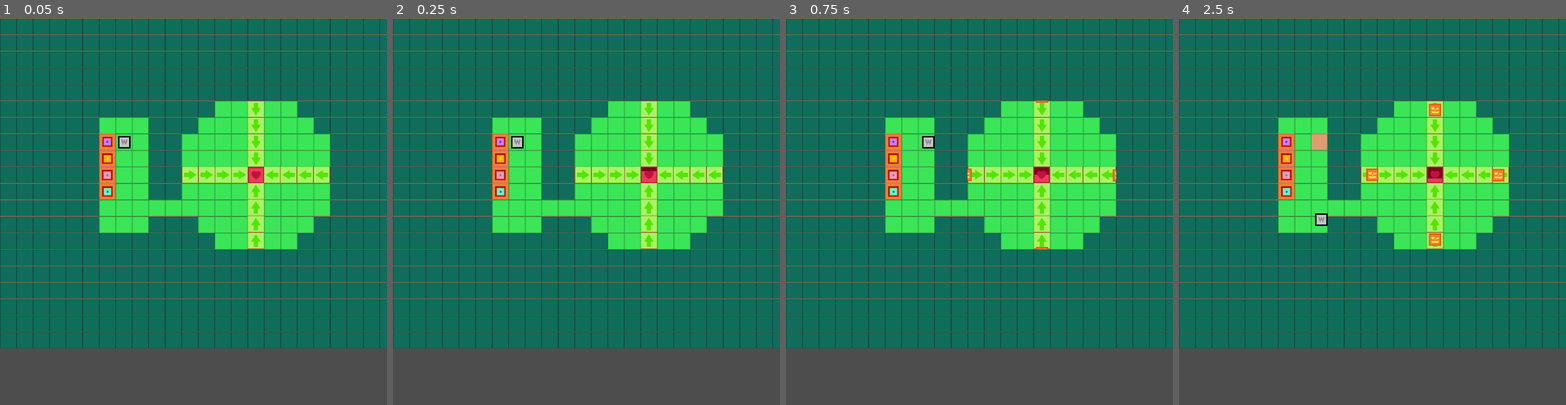
Above: before the commit, frames 1-4 (left to right).
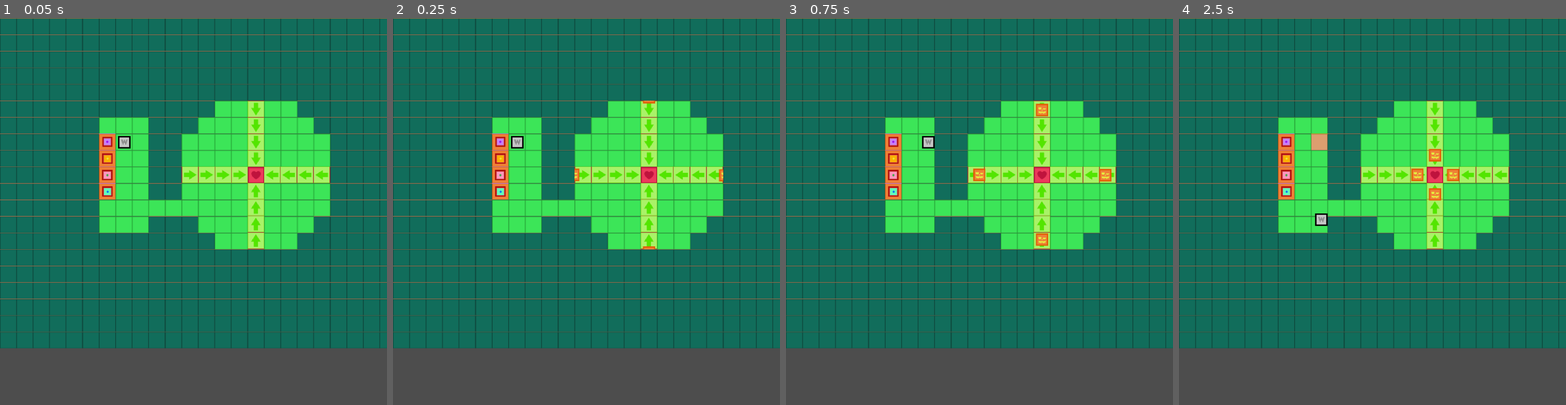
Above: after the commit, the same moments.

Repository: stirs1/wizardfarmer
Game: Godot game, scene res://main.tscn
Same seed, same stepped clock (60 frames per second), same inputs: the game is played once before the commit and once after it.
Inputs:
- Up to frame 1 (0.05 s): no input
- Up to frame 2 (0.25 s): no input
- Up to frame 3 (0.75 s): hold Right (move_right) from 0.53 s (still down); tap P (pick_place) at 0.6 s
- Up to frame 4 (2.5 s): release Right (move_right) at 1.28 s; hold Down (move_down) 1.28-2.03 s; tap T (till) at 1.35 s; hold Right (move_right) from 2.03 s (still down); tap P (pick_place) at 2.1 s

Frame 1 is identical in both runs. In frame 2, 0.2% of the frame differs, in the area x 46-86%, y 21-60%; in frame 3, 0.6%; in frame 4, 1.0%, in the area x 48-85%, y 22-59%.

Commit message:
improved code, planned for future

Diff:
--- a/GameSettings.gd
+++ b/GameSettings.gd
@@ -9,3 +9,7 @@
 # enemy_pumpkin
 @export var enemy_pumpkin_speed: int = 200
 @export var enemy_pumpkin_health: float = 100.0
+@export var enemy_pumpkin_damage: int = 20
+
+# heart_home
+@export var heart_home_health: float = 100.0
--- a/enemy_pumpkin.gd
+++ b/enemy_pumpkin.gd
@@ -3,10 +3,14 @@
 
 extends CharacterBody2D
 
+signal deal_damage(damage_amount)
+
 @onready var settings = preload("res://settings.tres")
 @onready var enemy_target = get_tree().root.get_node("Main/EnemyTarget")
+@onready var Projectiles = get_tree().get_nodes_in_group("Projectiles")
 
 @onready var health = settings.enemy_pumpkin_health
+@onready var damage = settings.enemy_pumpkin_damage
 
 var new_health: int = 0
 var projectile_count: int = 0
--- a/grape_projectile.gd
+++ b/grape_projectile.gd
@@ -21,3 +21,6 @@
     linear_velocity = Vector2.ZERO
     returned.emit(self)
     add_to_pool()
+
+func get_projectile_damage():
+    null
--- a/grape_projectile.tscn
+++ b/grape_projectile.tscn
@@ -21,7 +21,7 @@
 [sub_resource type="CircleShape2D" id="CircleShape2D_rtfb4"]
 radius = 18.2483
 
-[node name="Grape_Projectile" type="Area2D"]
+[node name="Grape_Projectile" type="Area2D" groups=["Projectiles"]]
 scale = Vector2(0.25, 0.25)
 collision_layer = 12
 collision_mask = 5
--- a/heart_home.gd
+++ b/heart_home.gd
@@ -1,10 +1,7 @@
+# TODO: update health frames to match 0/25/50/75/100 heart home health
+# TODO: assign health and the ability to die
 extends Area2D
 
-
-# Called when the node enters the scene tree for the first time.
-func _ready() -> void:
-    pass
-
-# Called every frame. 'delta' is the elapsed time since the previous frame.
-func _process(delta: float) -> void:
-    $AnimatedSprite2D.play("default")
+@onready var settings = preload("res://settings.tres")
+@onready var heart_home_health = settings.heart_home_health
+@onready var Enemies = get_tree().get_nodes_in_group("Enemies")
--- a/heart_home.tscn
+++ b/heart_home.tscn
@@ -51,9 +51,9 @@
 }]
 
 [sub_resource type="RectangleShape2D" id="RectangleShape2D_cudt6"]
-size = Vector2(32, 32)
+size = Vector2(30, 29)
 
-[node name="HeartHome" type="Area2D"]
+[node name="HeartHome" type="Area2D" groups=["HeartHome"]]
 script = ExtResource("1_5uva4")
 
 [node name="AnimatedSprite2D" type="AnimatedSprite2D" parent="."]
@@ -61,5 +61,5 @@
 frame_progress = 0.647601
 
 [node name="CollisionShape2D" type="CollisionShape2D" parent="."]
-visible = false
+position = Vector2(0, 0.5)
 shape = SubResource("RectangleShape2D_cudt6")
--- a/main.tscn
+++ b/main.tscn
@@ -114,5 +114,7 @@
 [node name="HeartHome" parent="." instance=ExtResource("11_g8oir")]
 position = Vector2(496, 304)
 
+[connection signal="deal_damage" from="Enemy_Pumpkin" to="HeartHome" method="_on_enemy_pumpkin_deal_damage"]
+
 [editable path="dirt"]
 [editable path="wizard"]
--- a/project.godot
+++ b/project.godot
@@ -38,6 +38,8 @@
 
 PlantPots="available plant pots to choose and plant from"
 Enemies="current enemies in scene"
+Projectiles="current projectiles in scene"
+HeartHome="current heart homes in scene"
 
 [input]
 
--- a/settings.tres
+++ b/settings.tres
@@ -4,9 +4,11 @@
 
 [resource]
 script = ExtResource("1_thh7q")
-grape_projectile_damage = 100
+grape_projectile_damage = 10
 grape_projectile_speed = 400
 grape_stage_timer = 5
 grape_shoot_timer = 0.5
-enemy_pumpkin_speed = 15
+enemy_pumpkin_speed = 50
 enemy_pumpkin_health = 50.0
+enemy_pumpkin_damage = 20
+heart_home_health = 100.0
